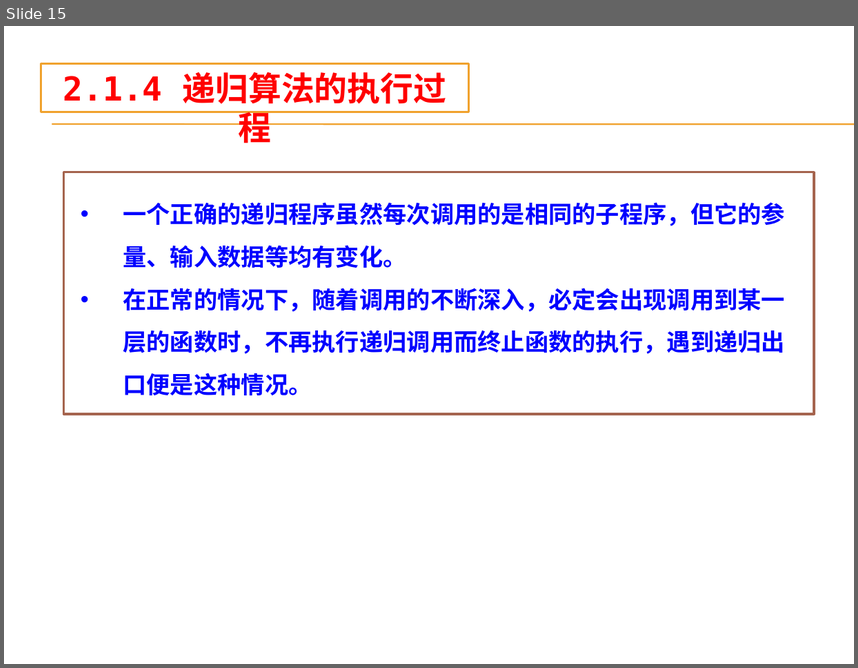
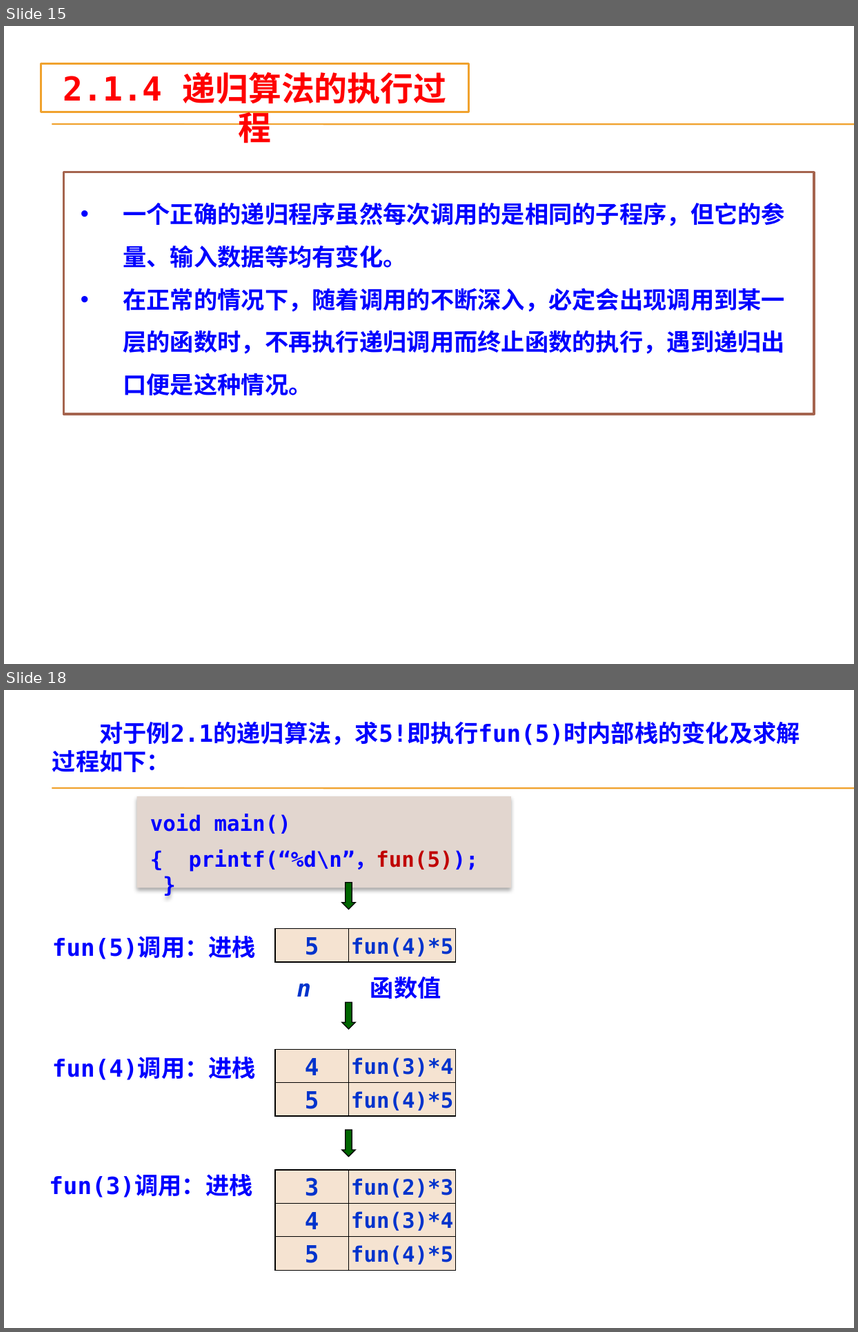
Before and after one commit to AllenW1116/Cpp-algorithm, a slide deck: 课程ppt/第2章 递归算法设计技术.pptx. Shown one above the other, each under a label of ours: slide 15 before the commit, slides 15 and 18 after it; the slides between them are not shown. The pictures are 858x668 and 858x1332 pixels, drawn with LibreOffice and Linux fonts; fonts in the diff are those of the drawing; background and template pictures are left out. Boxes give left, top, right and bottom in pixels: in the first picture for what was removed or moved away, otherwise in the second. Text is boxed around its words. In the diff, an @@ line names an element or a change of style, - is before the commit and + after.

```diff
--- a/课程ppt/第2章 递归算法设计技术.pptx
+++ b/课程ppt/第2章 递归算法设计技术.pptx
@@ slide 18 added at [4,690,854,1328], background picture (left out); not listed: 2 template elements that a slide beside it also shows @@
@@ text added at [52,721,800,772], 20 pt, text #0000FF, bold @@
+对于例2.1的递归算法，求5!即执行fun(5)时内部栈的变化及求解过程如下：
@@ rectangle added at [136,796,510,888], fill #E2D6CF, 18 pt, text #0000FF, bold @@
+void main()
+{ printf(“%d\n”，fun(5)); }
@@ down arrow added at [342,882,356,909], fill #006600, outline #000000 0.75 pt @@
@@ text added at [52,937,256,959], 20 pt, text #0000FF, bold @@
+fun(5)调用：进栈
@@ rectangle added at [275,929,349,962], fill #F5E3D1, outline #000000 0.75 pt, 20 pt, text #0033CC, bold @@
+5
@@ rectangle added at [349,929,456,962], fill #F5E3D1, outline #000000 0.75 pt, 18 pt, text #0033CC, bold @@
+fun(4)*5
@@ text added at [370,976,441,998], 20 pt, text #0000FF, bold @@
+函数值
@@ text added at [297,983,311,996], 20 pt, text #0033CC, bold, italic @@
+n
@@ down arrow added at [342,1002,356,1028], fill #006600, outline #000000 0.75 pt @@
@@ text added at [52,1058,256,1080], 20 pt, text #0000FF, bold @@
+fun(4)调用：进栈
@@ rectangle added at [275,1049,349,1082], fill #F5E3D1, outline #000000 0.75 pt, 20 pt, text #0033CC, bold @@
+4
@@ rectangle added at [349,1049,456,1082], fill #F5E3D1, outline #000000 0.75 pt, 18 pt, text #0033CC, bold @@
+fun(3)*4
@@ rectangle added at [275,1083,349,1116], fill #F5E3D1, outline #000000 0.75 pt, 20 pt, text #0033CC, bold @@
+5
@@ rectangle added at [349,1083,456,1116], fill #F5E3D1, outline #000000 0.75 pt, 18 pt, text #0033CC, bold @@
+fun(4)*5
@@ down arrow added at [342,1130,356,1156], fill #006600, outline #000000 0.75 pt @@
@@ text added at [49,1174,252,1197], 20 pt, text #0000FF, bold @@
+fun(3)调用：进栈
@@ rectangle added at [275,1170,349,1203], fill #F5E3D1, outline #000000 0.75 pt, 20 pt, text #0033CC, bold @@
+3
@@ rectangle added at [349,1170,456,1203], fill #F5E3D1, outline #000000 0.75 pt, 18 pt, text #0033CC, bold @@
+fun(2)*3
@@ rectangle added at [275,1203,349,1236], fill #F5E3D1, outline #000000 0.75 pt, 20 pt, text #0033CC, bold @@
+4
@@ rectangle added at [349,1203,456,1236], fill #F5E3D1, outline #000000 0.75 pt, 18 pt, text #0033CC, bold @@
+fun(3)*4
@@ rectangle added at [275,1236,349,1270], fill #F5E3D1, outline #000000 0.75 pt, 20 pt, text #0033CC, bold @@
+5
@@ rectangle added at [349,1236,456,1270], fill #F5E3D1, outline #000000 0.75 pt, 18 pt, text #0033CC, bold @@
+fun(4)*5
```
Also in this commit, not shown: 5 slides changed, 10 other slides added, 13 other files.
